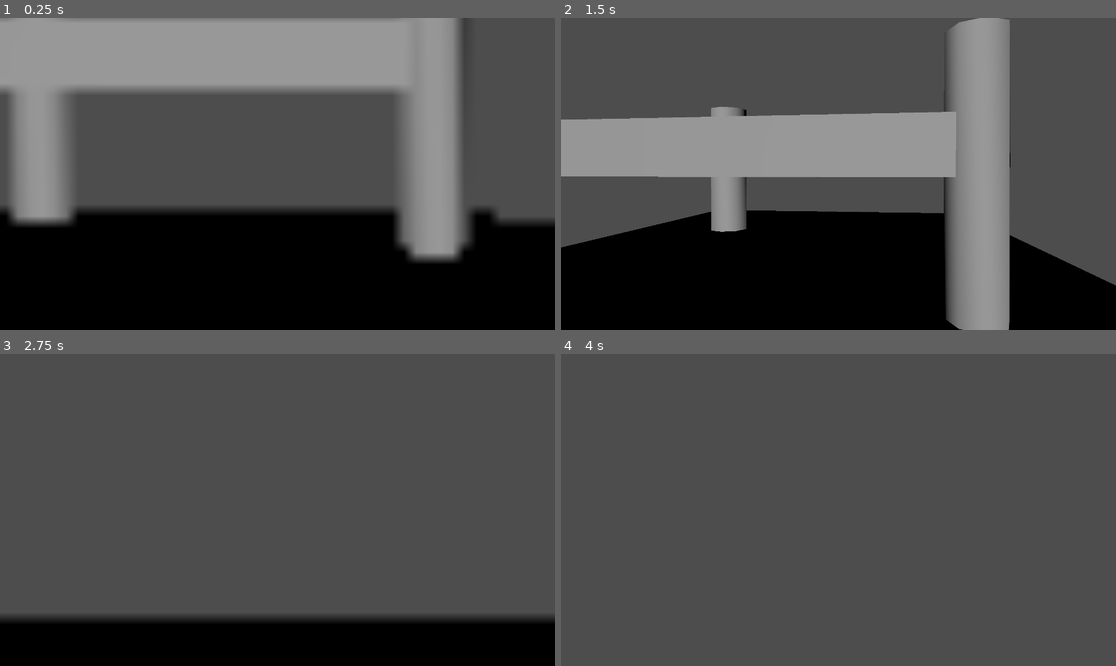
Above: before the commit, frames 1-4 (two rows, left to right).
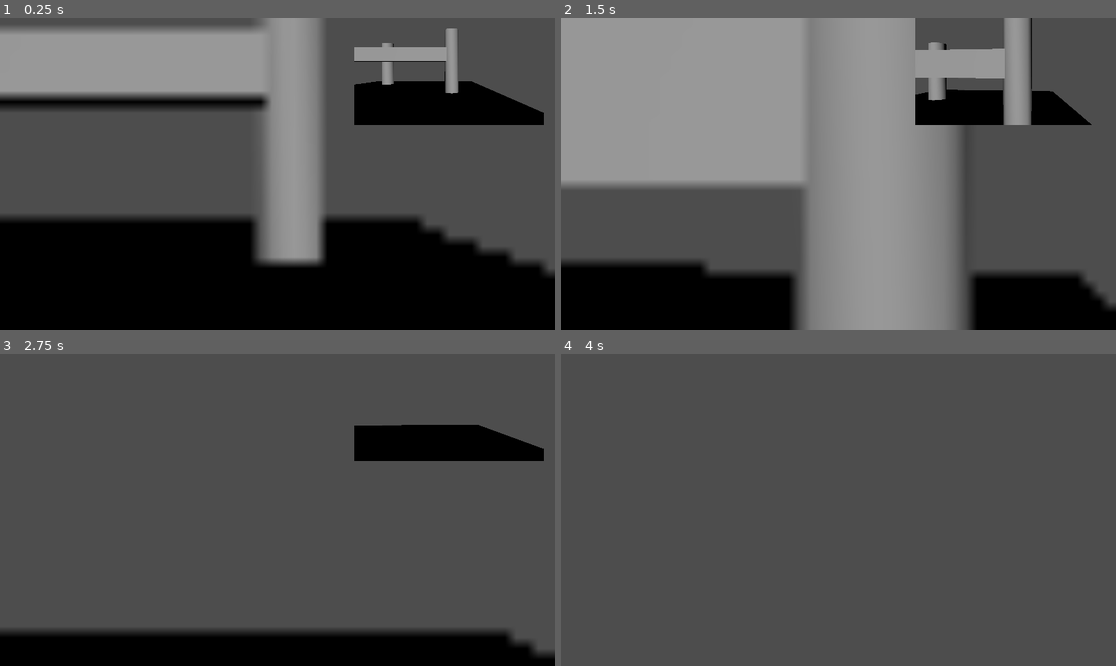
Above: after the commit, the same moments.

Repository: XBotDoesStuff/Neumotune-Prototype
Game: Godot game, scene res://test_floor.tscn
Two runs of this game, one before a commit and one after it. Both use one fixed random seed, a clock stepped at 60 frames per second and the inputs below. The project has no main scene, so this scene is started directly.
Inputs (mouse positions are in pixels of both pictures, inside the frame that each line leads up to):
- Up to frame 1 (0.25 s): no input
- Up to frame 2 (1.5 s): tap Enter at 0.5 s; move the mouse to (866, 174) at 0.52 s; hold W (forward) from 0.53 s (still down); click (866, 174) at 0.6 s; tap Space (jump) at 0.77 s; move the mouse to (810, 174) at 1.27 s; click (810, 174) at 1.35 s
- Up to frame 3 (2.75 s): keep holding W (forward); tap Space (jump) at 1.52 s; move the mouse to (288, 503) at 2.02 s; click (288, 503) at 2.1 s
- Up to frame 4 (4 s): keep holding W (forward); move the mouse to (832, 516) at 2.77 s; click (832, 516) at 2.85 s; tap Space (jump) at 3.02, 3.77 s; move the mouse to (877, 513) at 3.52 s; click (877, 513) at 3.6 s

The runs differ from the first frame. In frame 1, 32% of the frame differs, in the area x 0-100%, y 0-83%; in frame 2, 56%, in the area x 0-100%, y 0-100%; in frame 3, 9.7%; in frame 4, nothing differs.

Commit message:
AHHHHHHHHHHHH snapshot

Diff:
--- a/neumotone-prototype/display_layer.gd
+++ b/neumotone-prototype/display_layer.gd
@@ -4,15 +4,15 @@
 @onready var player: CharacterBody3D = $"../Player/CharacterBody3D"
 
 @onready var low_res_display: TextureRect = $"Low-Res Display"
+@onready var high_res_display: TextureRect = $"High-Res Display"
 
 func _ready():
 	low_res_display.texture = shit_port.get_texture()
+	high_res_display.texture = good_port.get_texture()
 
 func _process(delta: float) -> void:
 	if Input.is_action_just_pressed("primary_action"):
 		snap()
 
 func snap():
-	low_res_display.texture = await player.take_snapshot()
-	await get_tree().create_timer(0.5).timeout
-	low_res_display.texture = shit_port.get_texture()
+	high_res_display.texture = await player.take_snapshot()
--- a/neumotone-prototype/player.tscn
+++ b/neumotone-prototype/player.tscn
@@ -13,21 +13,19 @@
 [node name="Player" type="Node"]
 
 [node name="CharacterBody3D" type="CharacterBody3D" parent="."]
-transform = Transform3D(1, 0, 0, 0, 1, 0, 0, 0, 1, -5.4047265, 3.3405137, 0)
 script = ExtResource("1_4flbx")
 
 [node name="CollisionShape3D" type="CollisionShape3D" parent="CharacterBody3D"]
 shape = SubResource("CapsuleShape3D_4k7ck")
 
 [node name="Camera3D" type="Camera3D" parent="CharacterBody3D"]
-transform = Transform3D(1, 0, 0, 0, 1, 0, 0, 0, 1, 0, 0.9970827, 0)
+transform = Transform3D(1, 0, 0, 0, 1, 0, 0, 0, 1, 0, 1.5, 0)
 
 [node name="ShitPort" type="SubViewport" parent="."]
 size = Vector2i(256, 144)
 render_target_update_mode = 4
 
 [node name="Camera3D" type="Camera3D" parent="ShitPort"]
-transform = Transform3D(1, 0, 0, 0, 1, 0, 0, 0, 1, 0, 1.4743619, 0.61416245)
 attributes = SubResource("CameraAttributesPhysical_4k7ck")
 compositor = SubResource("Compositor_7rv6a")
 current = true
--- a/neumotone-prototype/test_floor.tscn
+++ b/neumotone-prototype/test_floor.tscn
@@ -32,11 +32,14 @@
 
 [node name="Player" parent="." instance=ExtResource("1_7rv6a")]
 
+[node name="CharacterBody3D" parent="Player" index="0"]
+transform = Transform3D(1, 0, 0, 0, 1, 0, 0, 0, 1, 0, 3.2759466, 0)
+
 [node name="ShitPort" parent="Player" index="1"]
-size = Vector2i(46, 46)
+size = Vector2i(50, 50)
 
 [node name="Camera3D" parent="Player/GoodPort" index="0"]
-fov = 50.5
+fov = 37.8
 
 [node name="DisplayLayer" type="CanvasLayer" parent="."]
 script = ExtResource("2_6gfq0")
@@ -52,4 +55,14 @@
 expand_mode = 1
 stretch_mode = 6
 
+[node name="High-Res Display" type="TextureRect" parent="DisplayLayer"]
+anchors_preset = 1
+anchor_left = 1.0
+anchor_right = 1.0
+offset_left = -417.0
+offset_bottom = 222.0
+grow_horizontal = 0
+expand_mode = 1
+stretch_mode = 4
+
 [editable path="Player"]
